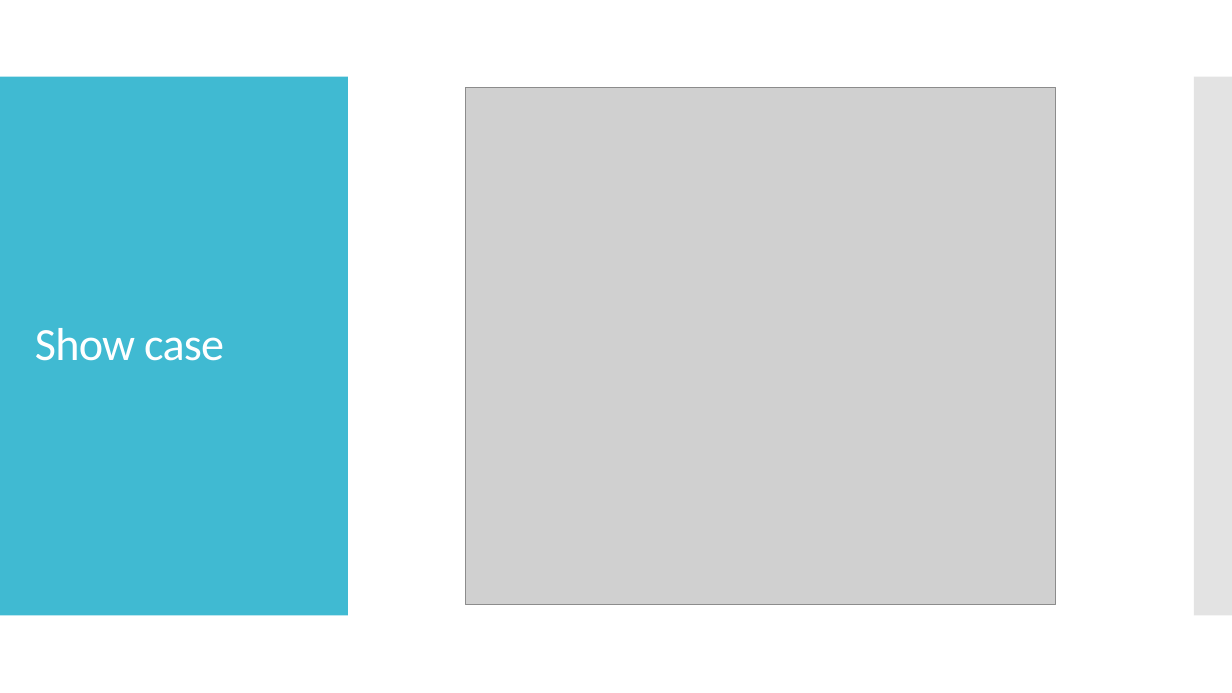
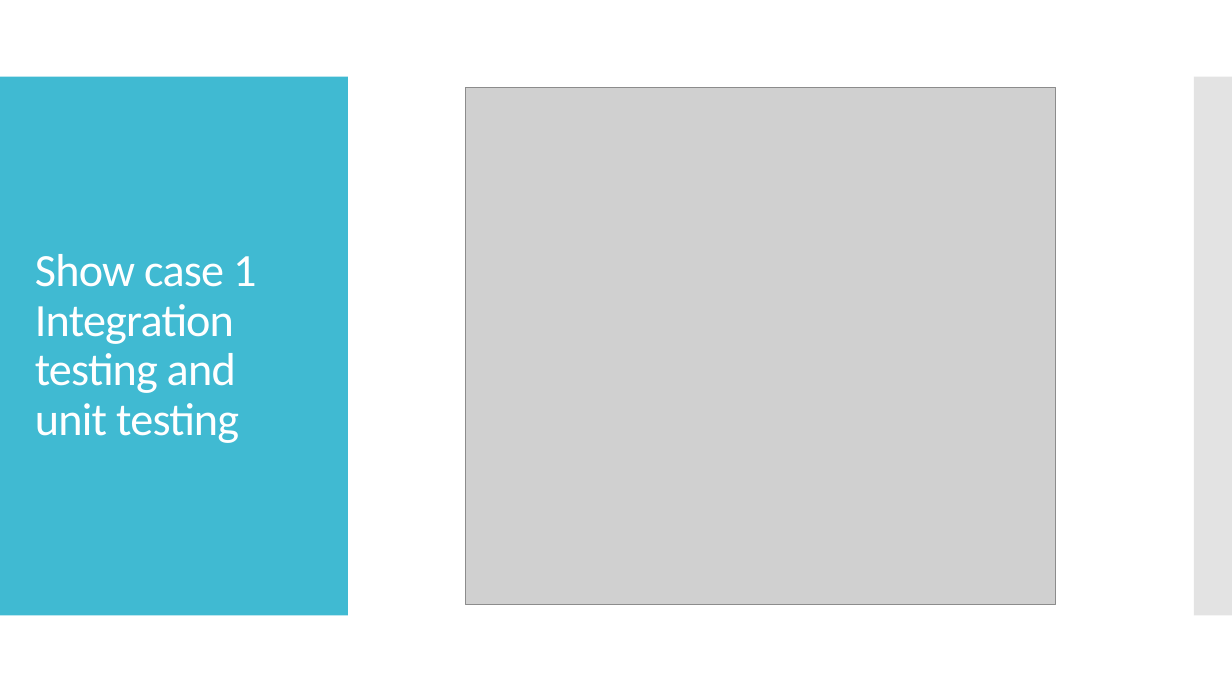
Before and after one commit to ivlahek/presentation.testing, a slide deck: slide 8 of Presentation.pptx. Drawn at 1232x693 pixels with LibreOffice and Linux fonts; fonts in the diff are those of the drawing; grey boxes stand for pictures. Boxes give left, top, right and bottom in pixels: in the first picture for what was removed or moved away, otherwise in the second. Text is boxed around its words. In the diff, an @@ line names an element or a change of style, - is before the commit and + after.

```diff
--- a/Presentation.pptx
+++ b/Presentation.pptx
@@ title at <box>35,254,256,443</box>: text changed @@
-Show case
+Show case 1
+Integration testing and unit testing
```
Also in this commit, not shown: 3 other slides changed, 5 slides added, 18 other files.
